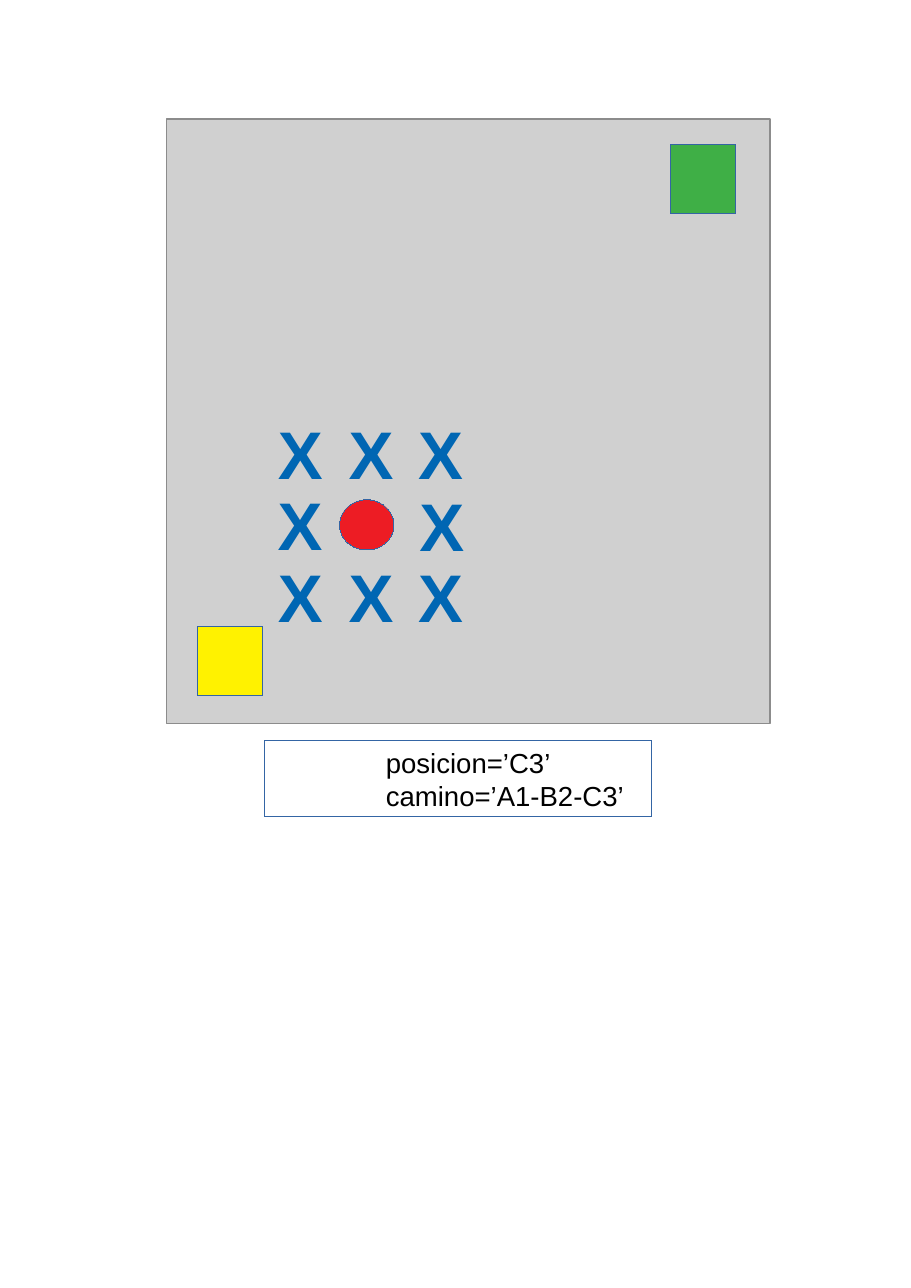
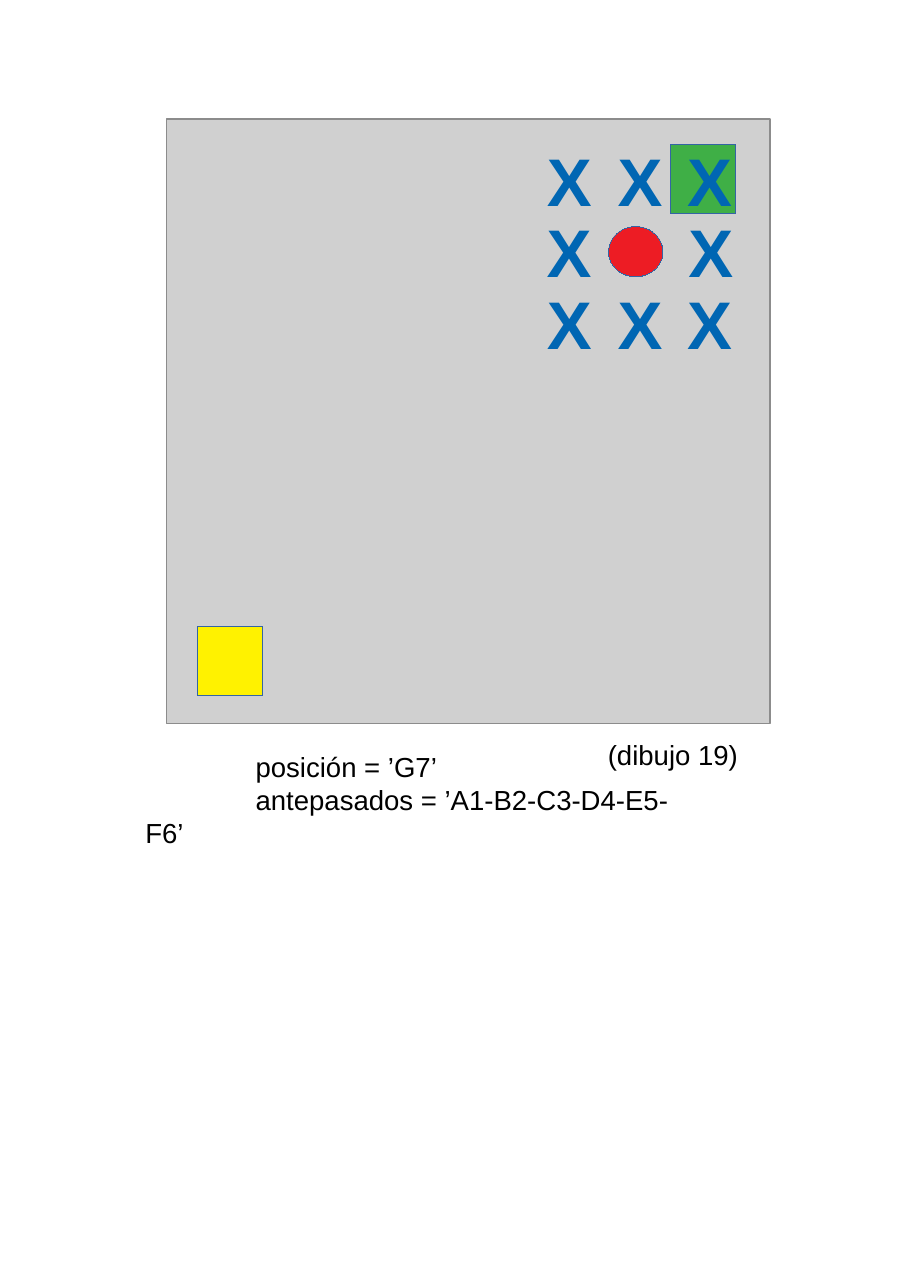
Before and after one commit to fabhrius/La-Cosa, a slide deck: slide 27 of capitulos/3 - Resolver un problema simple/Resolviendo un problema simple.odp. Drawn at 911x1288 pixels with LibreOffice and Linux fonts; fonts in the diff are those of the drawing; grey boxes stand for pictures. Boxes give left, top, right and bottom in pixels: in the first picture for what was removed or moved away, otherwise in the second. Text is boxed around its words. In the diff, an @@ line names an element or a change of style, - is before the commit and + after.

```diff
--- a/capitulos/3 - Resolver un problema simple/Resolviendo un problema simple.odp
+++ b/capitulos/3 - Resolver un problema simple/Resolviendo un problema simple.odp
@@ text "X" rewrapped from bbox=[349, 575, 394, 622] to bbox=[687, 160, 732, 218] @@
@@ 5 texts, 1 ellipse: place and size @@
-5 texts, 1 ellipse at bbox=[278, 432, 464, 622]
+5 texts, 1 ellipse at bbox=[547, 159, 733, 349]
@@ text "X": place and size @@
-text "X" at bbox=[418, 432, 463, 479]
+text "X" at bbox=[547, 302, 592, 349]
@@ text "X": place and size @@
-text "X" at bbox=[278, 575, 323, 622]
+text "X" at bbox=[618, 302, 663, 349]
@@ rectangle removed at bbox=[264, 740, 651, 816] @@
-posicion=’C3’
-camino=’A1-B2-C3’
@@ text added at bbox=[608, 745, 738, 771], 18 pt, text #000000 @@
+(dibujo 19)
@@ text added at bbox=[145, 756, 668, 844], 18 pt, text #000000 @@
+posición = ’G7’
+antepasados = ’A1-B2-C3-D4-E5-F6’
```
Also in this commit, not shown: 1 other slide changed, 1 slide added, 1 slide removed, 10 other files.
